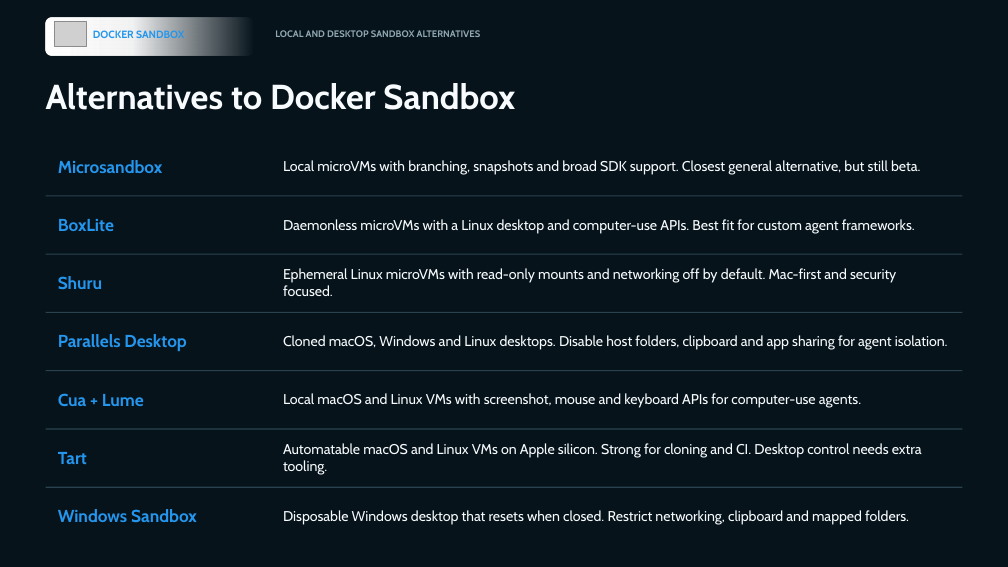
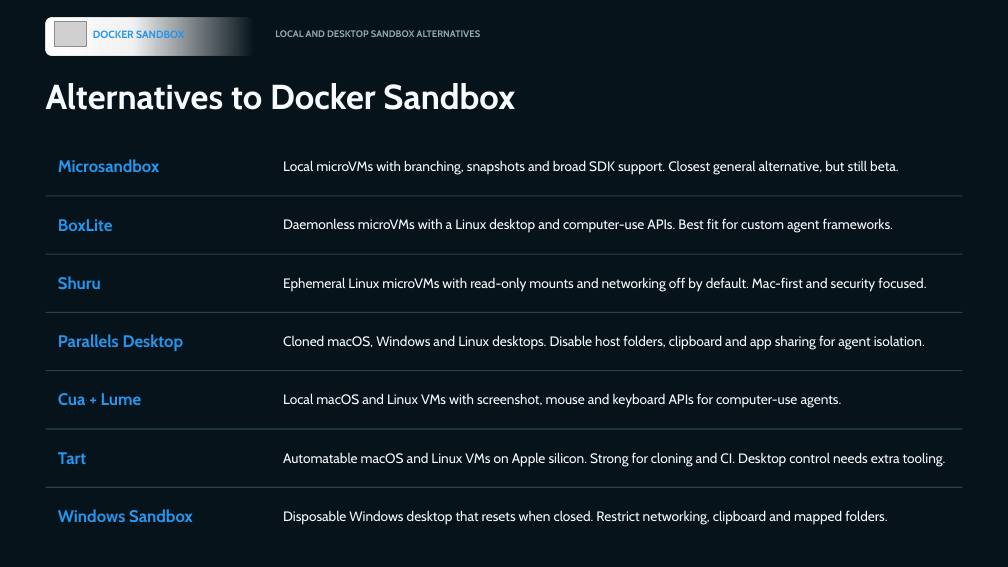
Before and after one commit to sirknigget/sbx-demo, a slide deck: slide 9 of presentation/SBX-demo.pptx. Drawn at 1008x567 pixels with LibreOffice and Linux fonts; fonts in the diff are those of the drawing; grey boxes stand for pictures. Boxes give left, top, right and bottom in pixels: in the first picture for what was removed or moved away, otherwise in the second. Text is boxed around its words. In the diff, an @@ line names an element or a change of style, - is before the commit and + after.

```diff
--- a/presentation/SBX-demo.pptx
+++ b/presentation/SBX-demo.pptx
@@ size 13.5 to 13 pt in 7 elements at [283, 277, 926, 292], [283, 335, 925, 350], [283, 452, 946, 467], [283, 218, 893, 233], [283, 393, 842, 408], [283, 510, 887, 525], [283, 160, 898, 175] @@
@@ size 16.5 to 16 pt in 6 elements at [58, 159, 159, 172], [58, 219, 112, 231], [58, 276, 101, 290], [58, 334, 184, 351], [58, 393, 142, 406], [58, 509, 193, 523] @@
```
Also in this commit, not shown: 1 other slide changed.
